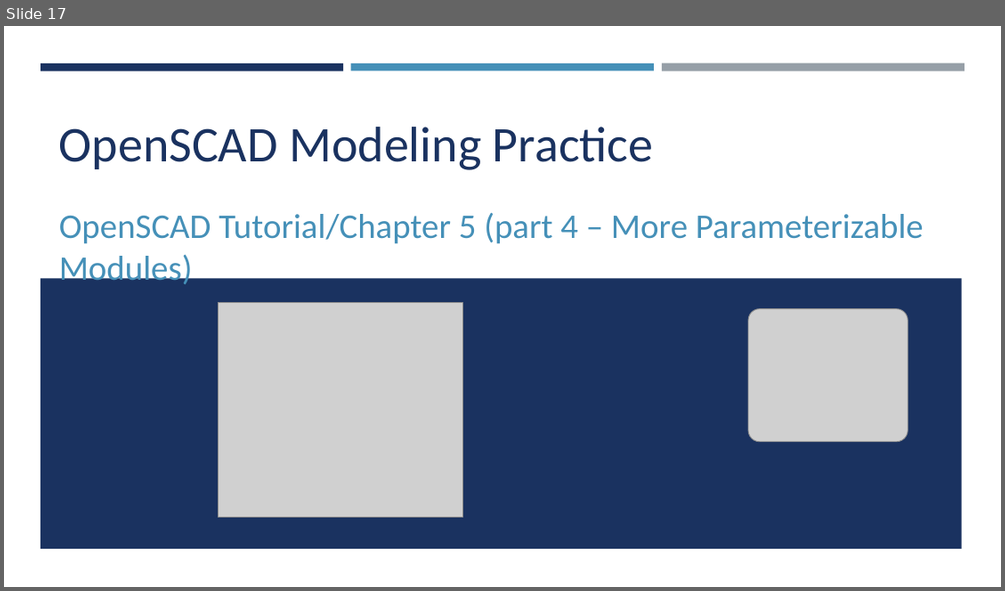
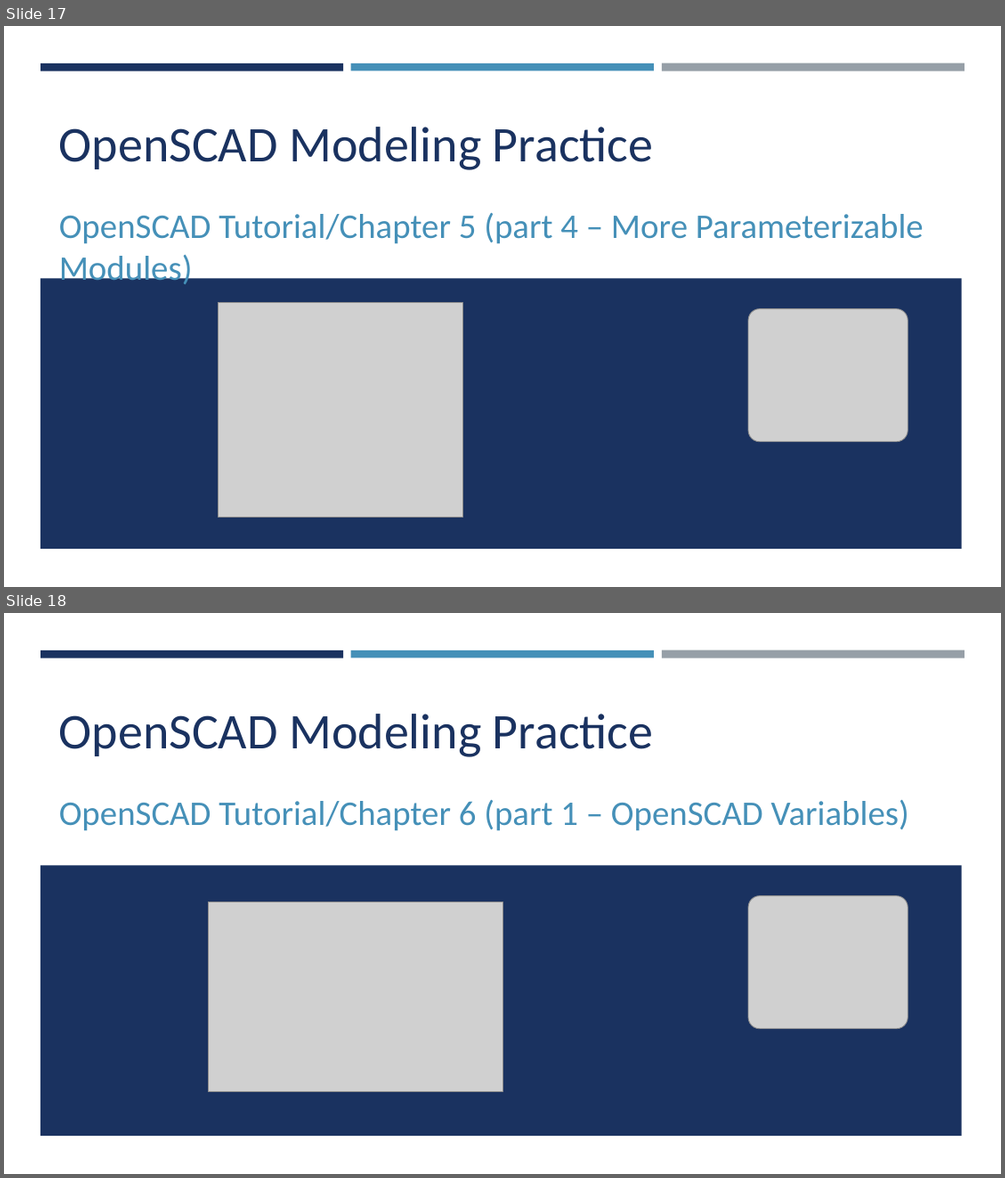
Before and after one commit to yasenstar/openscad, a slide deck: OpenSCAD.pptx. Shown one above the other, each under a label of ours: slide 17 before the commit, slides 17 and 18 after it. The pictures are 1005x591 and 1005x1178 pixels, drawn with LibreOffice and Linux fonts; fonts in the diff are those of the drawing; grey boxes stand for pictures. Boxes give left, top, right and bottom in pixels: in the first picture for what was removed or moved away, otherwise in the second. Text is boxed around its words. In the diff, an @@ line names an element or a change of style, - is before the commit and + after.

Commit message:
add chapter 6

```diff
--- a/OpenSCAD.pptx
+++ b/OpenSCAD.pptx
@@ slide 18 added at [4,613,1001,1174], background #FFFFFF; not listed: 4 template elements that a slide beside it also shows @@
@@ title added at [59,714,653,757], 48 pt, text #1A3260 @@
+OpenSCAD Modeling Practice
@@ subtitle added at [59,800,909,831], 33.3 pt, text #4590B8 @@
+OpenSCAD Tutorial/Chapter 6 (part 1 – OpenSCAD Variables)
@@ picture added at [208,902,502,1092] @@
@@ picture added at [748,896,907,1029] @@
```
Also in this commit, not shown: 4 other slides added, 12 other files.
